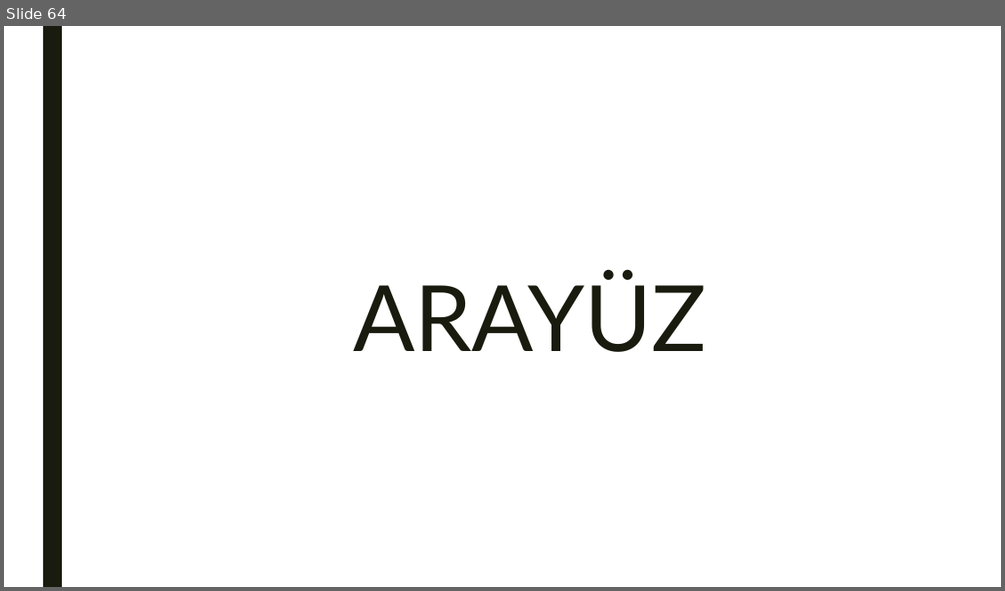
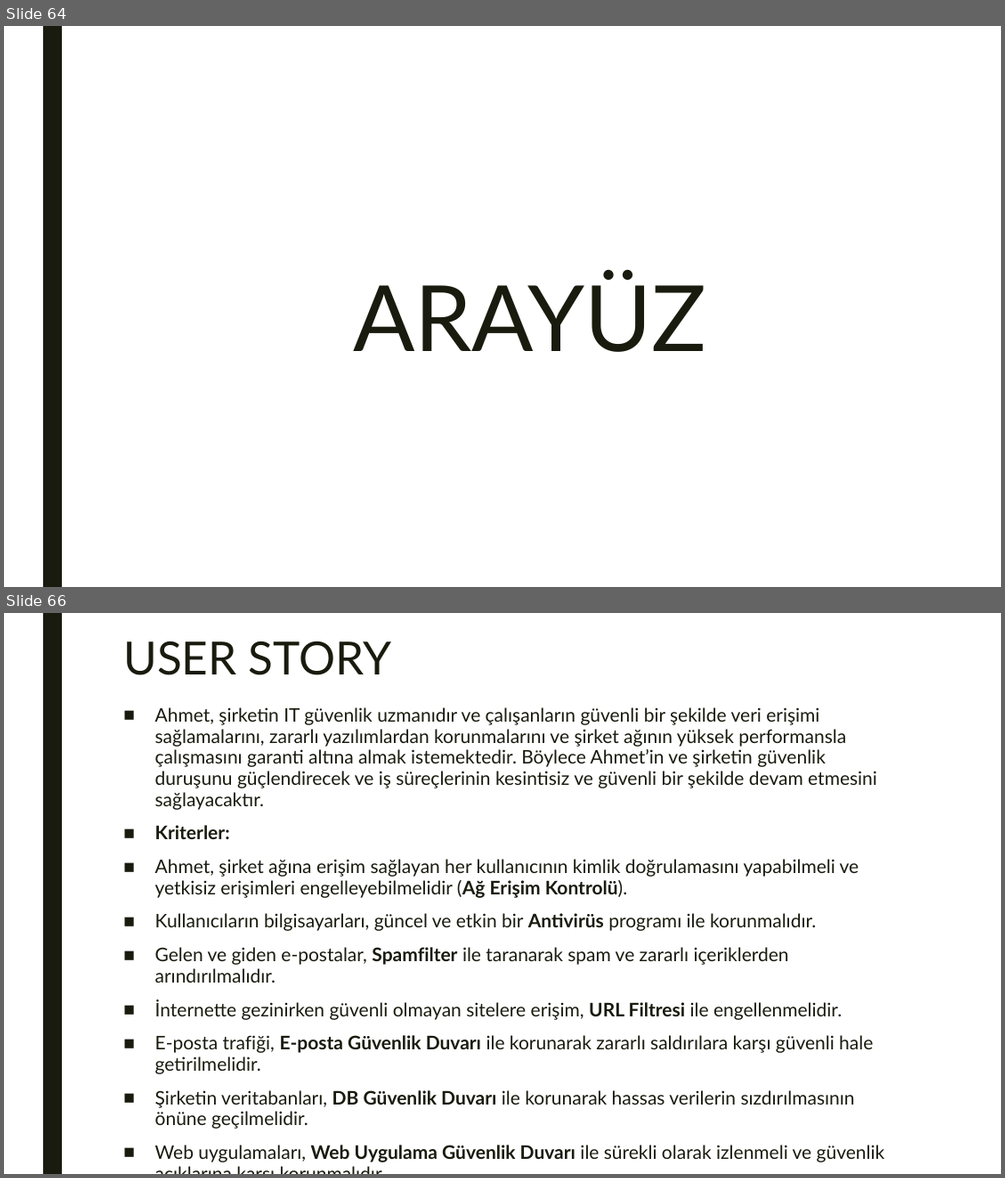
Before and after one commit to SIYAKS-ARES/SIEM_Project, a slide deck: YGA_SIEM_PROJECT/Entegre_Güvenlik_Kalkanı_Projesi_Sunu_Taslak2.pptx. Shown one above the other, each under a label of ours: slide 64 before the commit, slides 64 and 66 after it; the slides between them are not shown. The pictures are 1005x591 and 1005x1178 pixels, drawn with LibreOffice and Linux fonts; fonts in the diff are those of the drawing. Boxes give left, top, right and bottom in pixels: in the first picture for what was removed or moved away, otherwise in the second. Text is boxed around its words. In the diff, an @@ line names an element or a change of style, - is before the commit and + after.

```diff
--- a/YGA_SIEM_PROJECT/Entegre_Güvenlik_Kalkanı_Projesi_Sunu_Taslak2.pptx
+++ b/YGA_SIEM_PROJECT/Entegre_Güvenlik_Kalkanı_Projesi_Sunu_Taslak2.pptx
@@ slide 66 added at bbox=[4, 613, 1001, 1174], background #FFFFFF; not listed: 1 template element that a slide beside it also shows @@
@@ title added at bbox=[123, 641, 391, 675], 44 pt, text #191B0E @@
+USER STORY
@@ text added at bbox=[155, 707, 885, 1162], 18 pt, text #191B0E @@
+■ Ahmet, şirketin IT güvenlik uzmanıdır ve çalışanların güvenli bir şekilde veri erişimi sağlamalarını, zararlı yazılımlardan korunmalarını ve şirket ağının yüksek performansla çalışmasını garanti altına almak istemektedir. Böylece Ahmet’in ve şirketin güvenlik duruşunu güçlendirecek ve iş süreçlerinin kesintisiz ve güvenli bir şekilde devam etmesini sağlayacaktır.
+■ Kriterler:
+■ Ahmet, şirket ağına erişim sağlayan her kullanıcının kimlik doğrulamasını yapabilmeli ve yetkisiz erişimleri engelleyebilmelidir (Ağ Erişim Kontrolü).
+■ Kullanıcıların bilgisayarları, güncel ve etkin bir Antivirüs programı ile korunmalıdır.
+■ Gelen ve giden e-postalar, Spamfilter ile taranarak spam ve zararlı içeriklerden arındırılmalıdır.
+■ İnternette gezinirken güvenli olmayan sitelere erişim, URL Filtresi ile engellenmelidir.
+■ E-posta trafiği, E-posta Güvenlik Duvarı ile korunarak zararlı saldırılara karşı güvenli hale getirilmelidir.
+■ Şirketin veritabanları, DB Güvenlik Duvarı ile korunarak hassas verilerin sızdırılmasının önüne geçilmelidir.
+■ Web uygulamaları, Web Uygulama Güvenlik Duvarı ile sürekli olarak izlenmeli ve güvenlik açıklarına karşı korunmalıdır.
```
Also in this commit, not shown: 1 slide changed, 2 other slides added, 2 slides removed.
